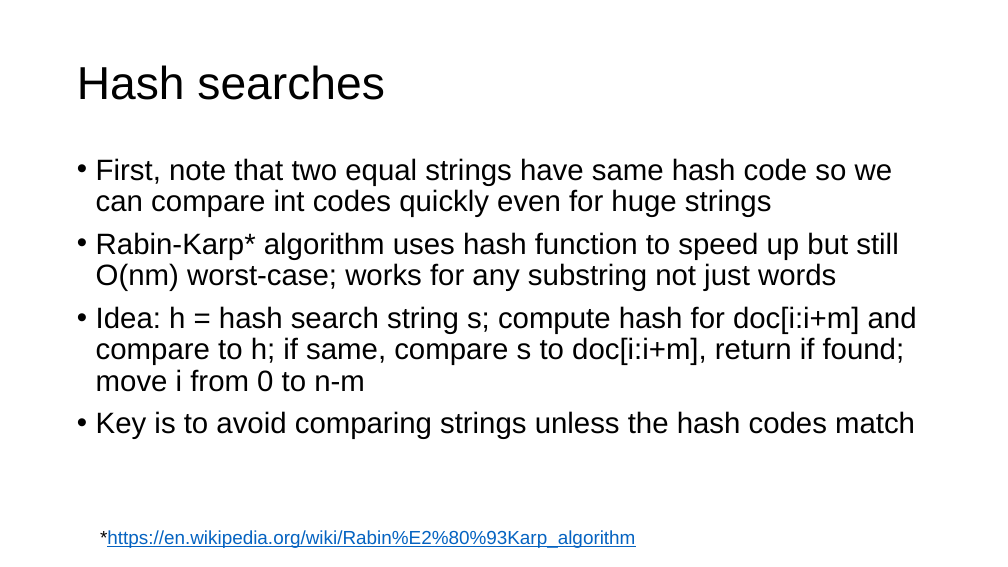
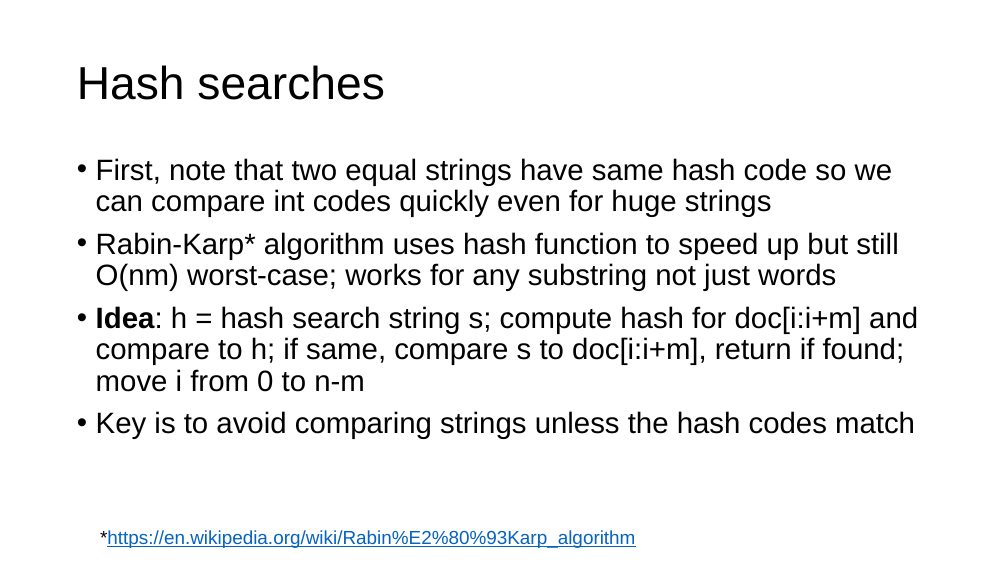
Before and after one commit to parrt/msds689, a slide deck: slide 6 of notes/searching.pptx. Drawn at 1008x567 pixels with LibreOffice and Linux fonts; fonts in the diff are those of the drawing; background and template pictures are left out. Boxes give left, top, right and bottom in pixels: in the first picture for what was removed or moved away, otherwise in the second. Text is boxed around its words. In the diff, an @@ line names an element or a change of style, - is before the commit and + after.

```diff
--- a/notes/searching.pptx
+++ b/notes/searching.pptx
@@ text at (x1=96, y1=306, x2=918, y2=392): bold on in "Idea:" @@
```
Also in this commit, not shown: 6 other slides changed, 3 other files.
